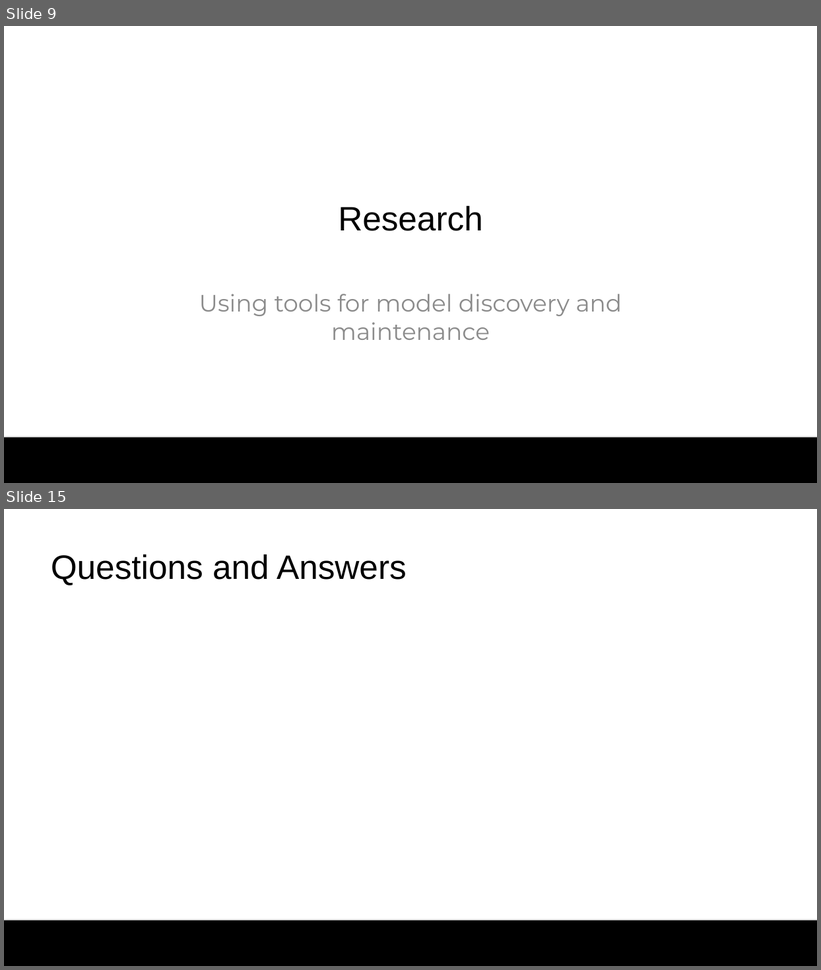
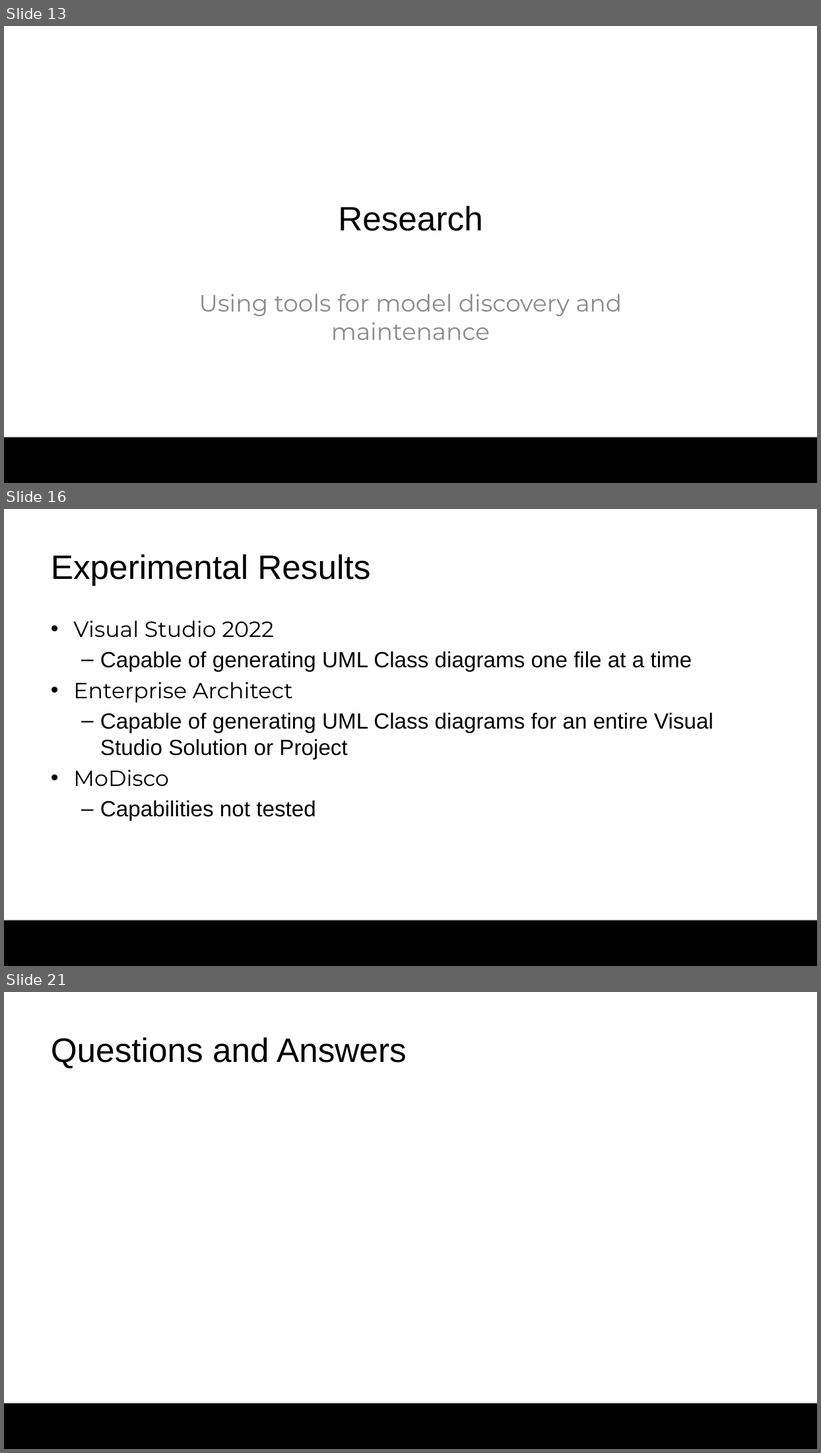
Before and after one commit to colby13king/cs5320-code, a slide deck: LicenseAssetManager/docs/Maintenance/MaintenancePresentation.pptx. Shown one above the other, each under a label of ours: slides 9 and 15 before the commit, slides 13, 16 and 21 after it; the slides between them are not shown. The pictures are 821x970 and 821x1453 pixels, drawn with LibreOffice and Linux fonts; fonts in the diff are those of the drawing; background and template pictures are left out. Boxes give left, top, right and bottom in pixels: in the first picture for what was removed or moved away, otherwise in the second. Text is boxed around its words. In the diff, an @@ line names an element or a change of style, - is before the commit and + after.

```diff
--- a/LicenseAssetManager/docs/Maintenance/MaintenancePresentation.pptx
+++ b/LicenseAssetManager/docs/Maintenance/MaintenancePresentation.pptx
@@ slide 16 added at (x1=4, y1=509, x2=817, y2=966), background #FFFFFF; not listed: 1 template element that a slide beside it also shows @@
@@ title added at (x1=51, y1=554, x2=370, y2=586), 40 pt, text #000000 @@
+Experimental Results
@@ text added at (x1=73, y1=621, x2=714, y2=821), 25.9 pt, text #000000 @@
+• Visual Studio 2022
+  – Capable of generating UML Class diagrams one file at a time
+• Enterprise Architect
+  – Capable of generating UML Class diagrams for an entire Visual Studio Solution or Project
+• MoDisco
+  – Capabilities not tested
@@ what was slide 9 is now slide 13 @@
@@ what was slide 15 is now slide 21 @@
```
Also in this commit, not shown: 7 slides changed, 10 other slides added, 5 slides removed, 1 other file.
